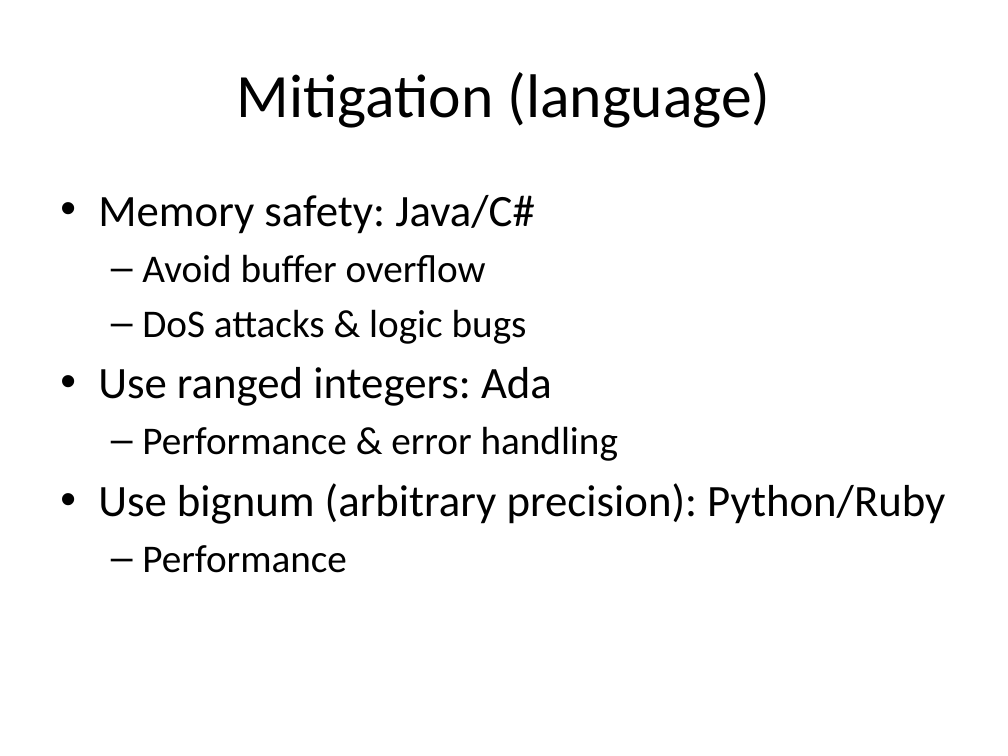
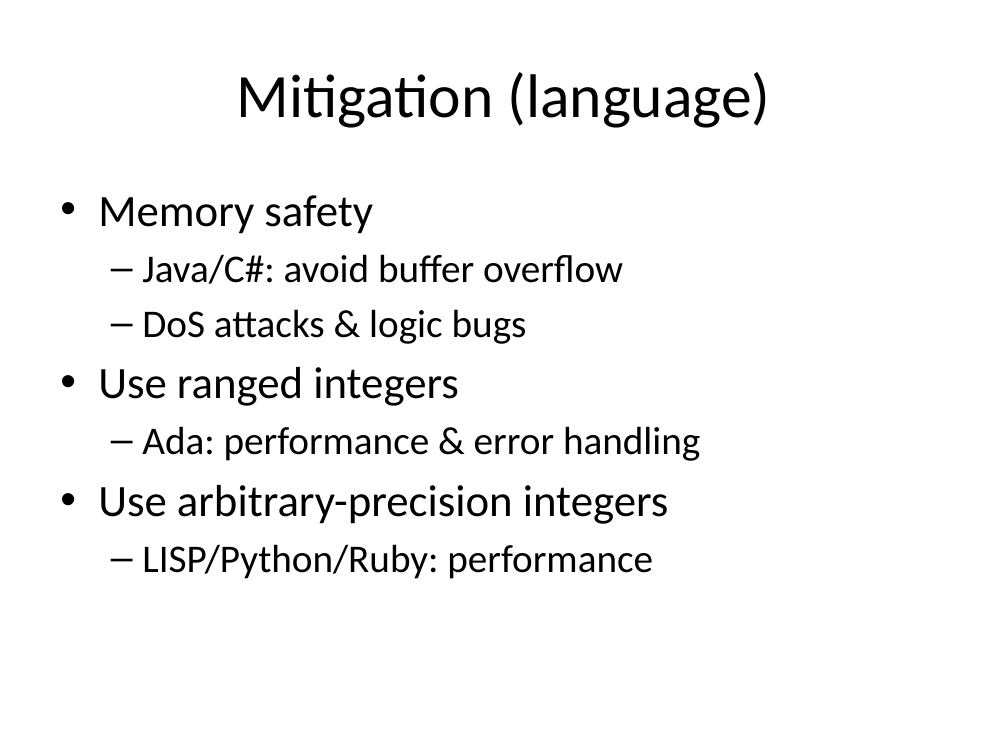
Before and after one commit to jiazhihao/6857, a slide deck: slide 32 of slides/kint.pptx (slide 29 before the commit). Drawn at 1008x756 pixels with LibreOffice and Linux fonts; fonts in the diff are those of the drawing. Boxes give left, top, right and bottom in pixels: in the first picture for what was removed or moved away, otherwise in the second. Text is boxed around its words. In the diff, an @@ line names an element or a change of style, - is before the commit and + after.

```diff
--- a/slides/kint.pptx
+++ b/slides/kint.pptx
@@ text at (98,195,623,284): text changed; size 32 to 28 pt @@
-• Memory safety: Java/C#
-  – Avoid buffer overflow
+• Memory safety
+  – Java/C#: avoid buffer overflow
@@ text at (98,367,700,579): text changed; size 32 to 28 pt @@
-• Use ranged integers: Ada
-  – Performance & error handling
-• Use bignum (arbitrary precision): Python/Ruby
-  – Performance
+• Use ranged integers
+  – Ada: performance & error handling
+• Use arbitrary-precision integers
+  – LISP/Python/Ruby: performance
```
Also in this commit, not shown: 3 other slides changed, 3 slides added.
